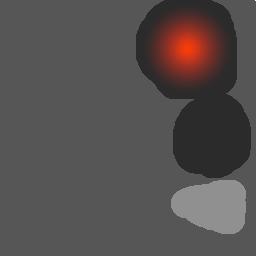
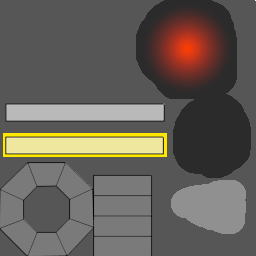
Layers edited between the first and the second 256x256 image:
showed "Rocket_UVs.png", painted on it over bbox(0, 103, 167, 256)
renamed "Background" to "EMIS", moved it above "Base", painted on it over bbox(0, 103, 167, 256)
